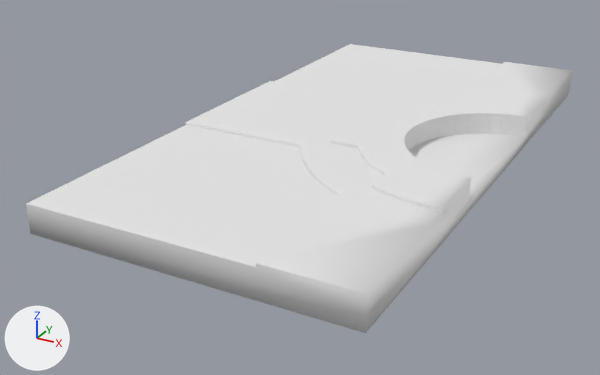
Before and after pictures for a commit that changed the OBJ model Assets/Cubes/CubeZero/Models/doorsub_zero.obj.
One viewpoint serves both versions: a 50 mm lens placed at (0.123, -0.484, 0.28), pointed at (-0.126, -0.031, 0.053). Arrows for +X, +Y and +Z are at lower left; the lights stay in place. Where no turn or scale is listed for an object, it has been applied to the vertices.

Names of what the first picture shows: 'doorsub_low_Cube.007'.
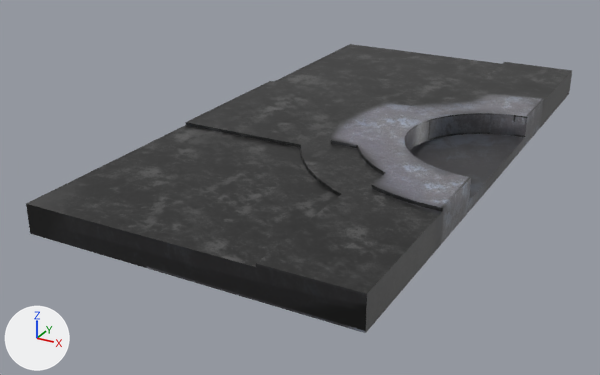
What differs and where, as boxes (x1, y1, x2, y2) in the pictures (600 x 375 px):
'doorsub_low_Cube.007', surface changed (white to grey): (26, 44, 572, 333) in both
part 1 of me_doorsub_low_cube_007, built on: (26, 62, 572, 333) in both

The edits, one by one:
Picture 'doorsub_low_diff.png' (img_doorsub_low_diff_png) is new.
In material 'doorsub_low' (mat_doorsub_low), base_color is no longer (0.8, 0.8, 0.8), white #e7e7e7.
In material 'doorsub_low' (mat_doorsub_low), texture is now set to img_doorsub_low_diff_png.
In material 'doorsub_low' (mat_doorsub_low), roughness goes from 1.0 to 0.4.
me_doorsub_low_cube_007 is used by ob_doorsub_low_cube_007; location (0.0, 0.0, 0.0).
me_doorsub_low_cube_007 had 179 vertices, 145 faces and spanned x -0.2..0.0, y -0.2..0.2, z 0.075..0.097.
me_doorsub_low_cube_007 now has 178 vertices, 155 faces and spans x -0.2..0.0, y -0.2..0.2, z 0.075..0.097.
Part 1, on me_doorsub_low_cube_007:
2 vertices are removed from x 0.0, y -0.2..0.2, z 0.085.
8 faces are deleted.
1 vertex is added at (0.0, 0.0, 0.082).
18 new faces join them.
